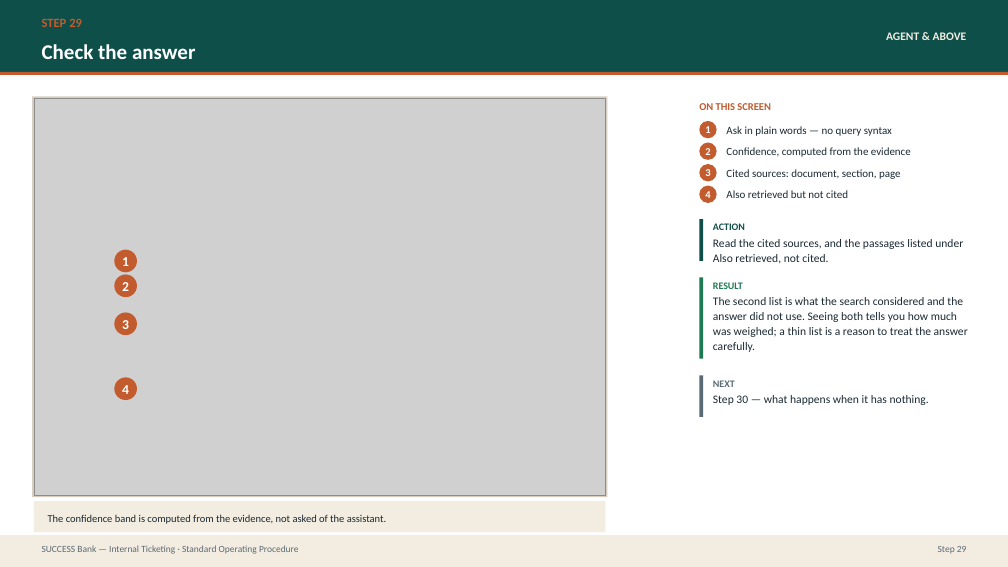
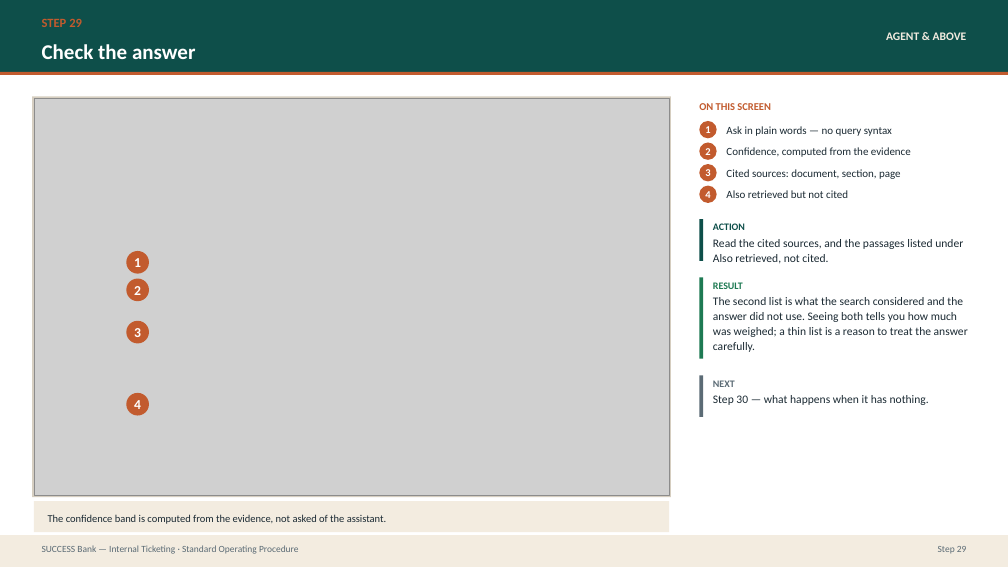
Before and after one commit to prajwal-patil-hub/Internal-Banking-Ticketing-System, a slide deck: slide 58 of docs/sop/SUCCESS-Bank-Ticketing-SOP.pptx. Drawn at 1008x567 pixels with LibreOffice and Linux fonts; fonts in the diff are those of the drawing; grey boxes stand for pictures. Boxes give left, top, right and bottom in pixels: in the first picture for what was removed or moved away, otherwise in the second. Text is boxed around its words. In the diff, an @@ line names an element or a change of style, - is before the commit and + after.

```diff
--- a/docs/sop/SUCCESS-Bank-Ticketing-SOP.pptx
+++ b/docs/sop/SUCCESS-Bank-Ticketing-SOP.pptx
@@ rectangle: place and size @@
-rectangle at bbox=[32, 96, 607, 497]
+rectangle at bbox=[32, 96, 671, 497]
@@ picture: place and size @@
-picture at bbox=[34, 98, 606, 495]
+picture at bbox=[34, 98, 669, 495]
@@ ellipse "1": place and size @@
-ellipse "1" at bbox=[114, 250, 137, 272]
+ellipse "1" at bbox=[126, 251, 149, 274]
@@ ellipse "2": place and size @@
-ellipse "2" at bbox=[114, 274, 137, 297]
+ellipse "2" at bbox=[126, 278, 149, 301]
@@ ellipse "3": place and size @@
-ellipse "3" at bbox=[114, 312, 137, 335]
+ellipse "3" at bbox=[126, 321, 149, 343]
@@ ellipse "4": place and size @@
-ellipse "4" at bbox=[114, 377, 137, 400]
+ellipse "4" at bbox=[126, 393, 149, 416]
@@ rectangle: place and size @@
-rectangle at bbox=[34, 501, 606, 532]
+rectangle at bbox=[34, 501, 669, 532]
```
Also in this commit, not shown: 5 other slides changed, 2 other files.
